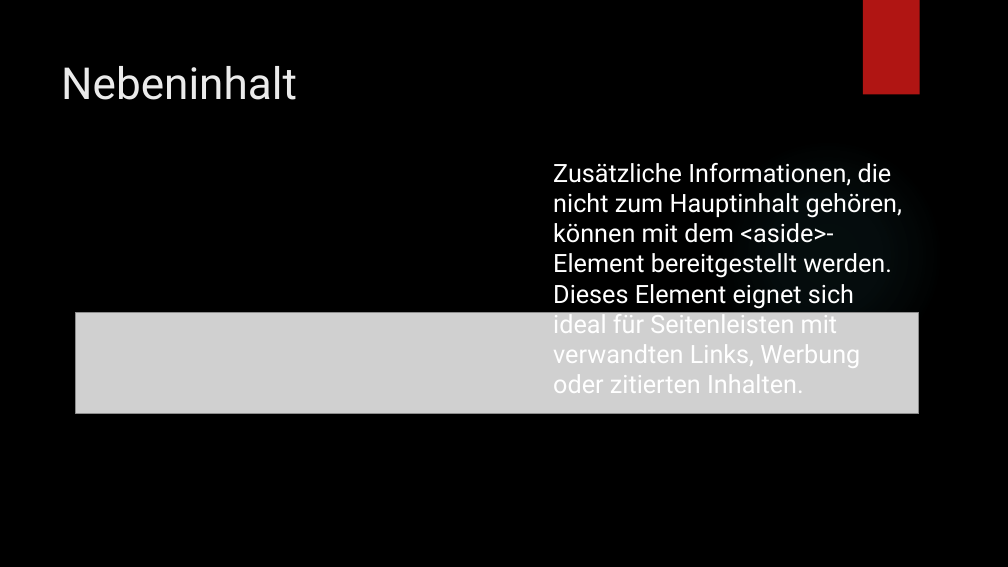
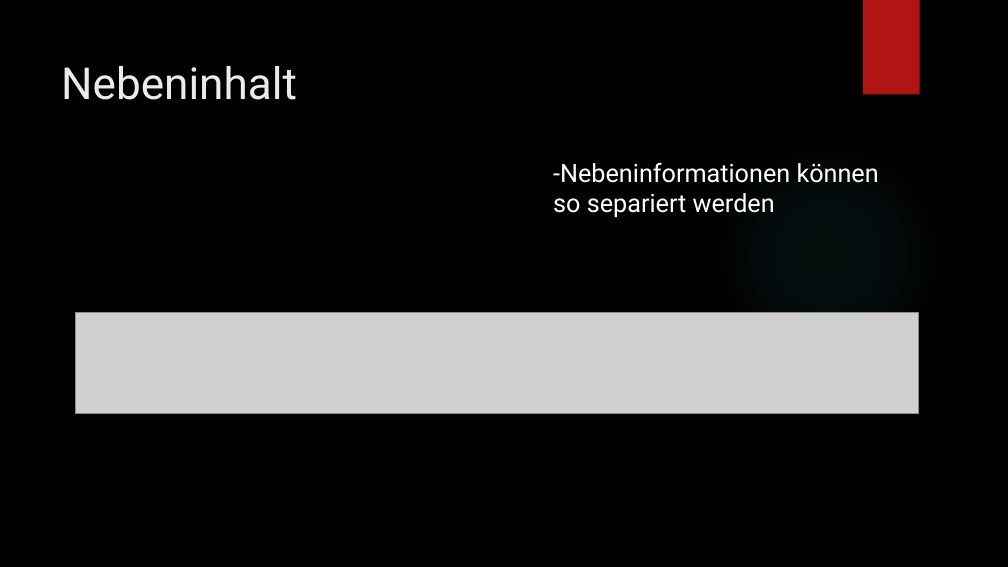
Before and after one commit to Loreytox/LA-1600, a slide deck: slide 7 of HTML-Layout-Elemente.pptx. Drawn at 1008x567 pixels with LibreOffice and Linux fonts; fonts in the diff are those of the drawing; grey boxes stand for pictures; background and template pictures are left out. Boxes give left, top, right and bottom in pixels: in the first picture for what was removed or moved away, otherwise in the second. Text is boxed around its words. In the diff, an @@ line names an element or a change of style, - is before the commit and + after.

```diff
--- a/HTML-Layout-Elemente.pptx
+++ b/HTML-Layout-Elemente.pptx
@@ text at (553,163,879,217): text changed @@
-Zusätzliche Informationen, die nicht zum Hauptinhalt gehören, können mit dem <aside>-Element bereitgestellt werden. Dieses Element eignet sich ideal für Seitenleisten mit verwandten Links, Werbung oder zitierten Inhalten.
+-Nebeninformationen können so separiert werden
```
Also in this commit, not shown: 5 other slides changed, 2 slides added, 2 slides removed.
